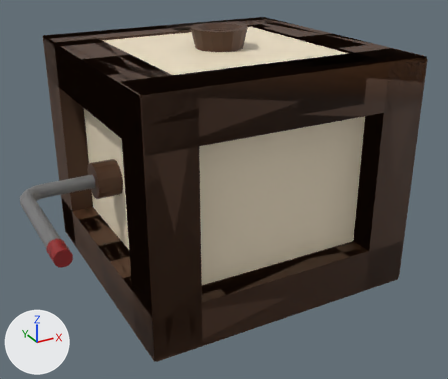
Two versions of the FBX model Assets/Models/fbx/laser-table.fbx, one commit apart.
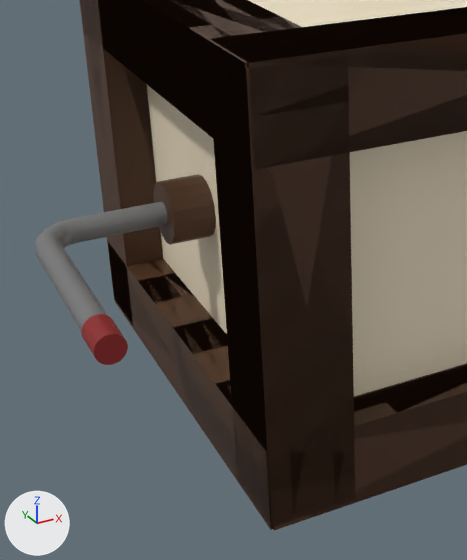
The first picture shows the older version from a 50 mm camera at (-1.28, -2.367, 1.014) aimed at (-0.05, -0.131, -0.104). The close-ups show the older and then the newer version on the part from 0% to 59% of the width and 16% to 100% of the height of that picture. Only the edits that show in the close-ups are written down. Every picture has the same lights, and +X, +Y and +Z are marked at lower left. Where no turn or scale is listed for an object, it has been applied to the vertices.
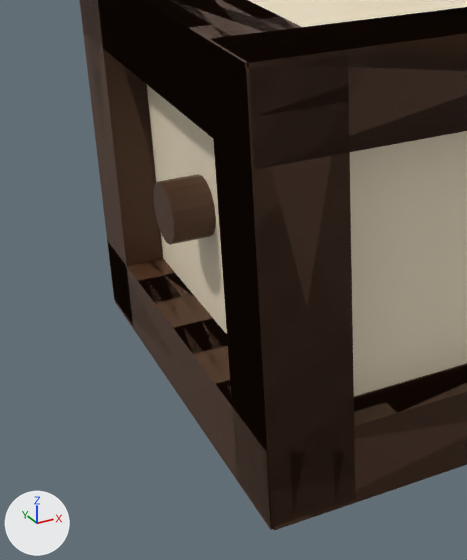
The change in detail:
Object 'Cube' (ob_cube) is deleted.

Where the change shows, as pixel boxes (x1, y1, x2, y2) in the close-ups (467 x 560 px):
'Cube', deleted: before (35, 201, 168, 365)
    faces in mat_material (grey #777777): (35, 201, 168, 330)
    faces in mat_material_006 (red #8b1e1e): (81, 314, 128, 365)
